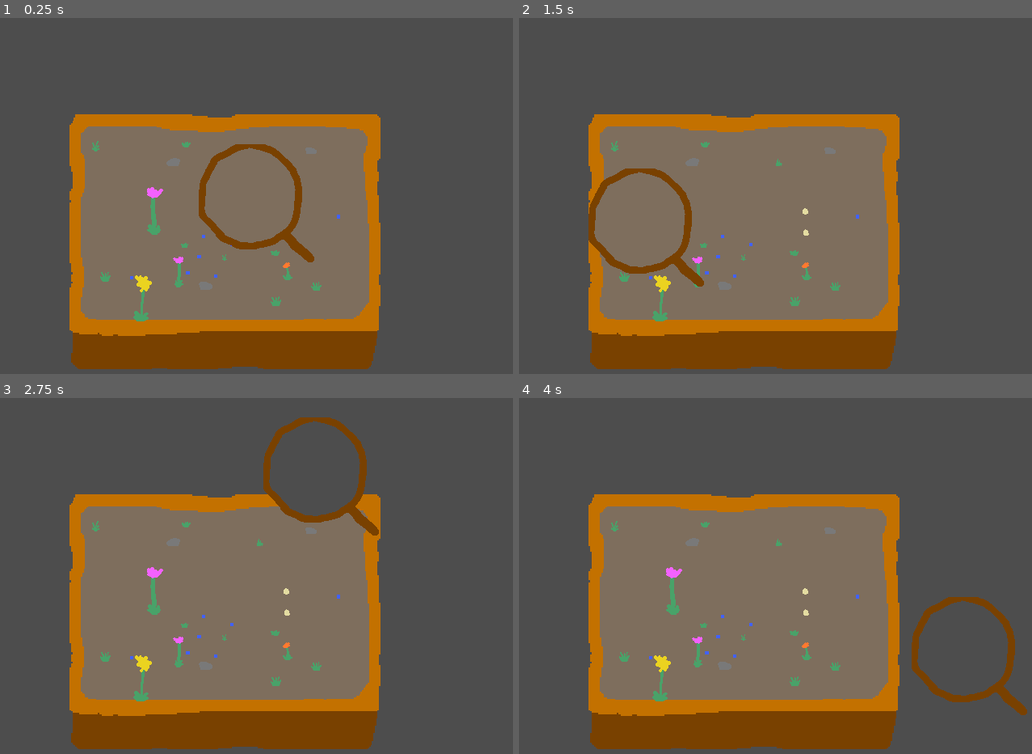
Above: before the commit, frames 1-4 (two rows, left to right).
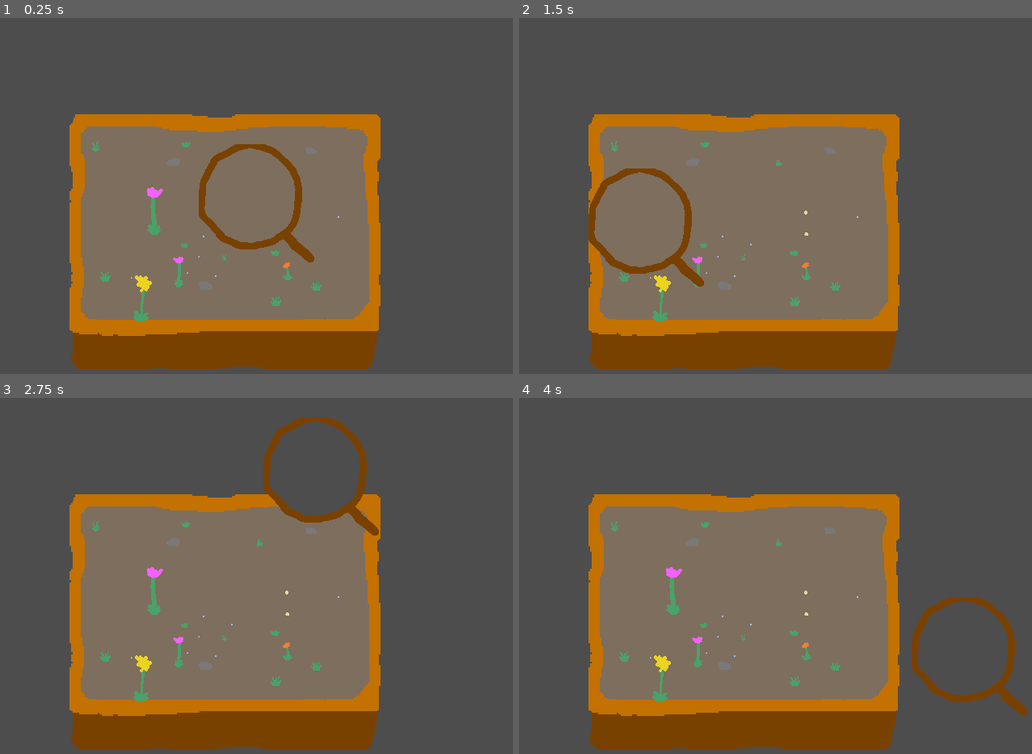
Above: after the commit, the same moments.

Repository: martindzejky/pot-life
Game: Godot game, scene res://main.tscn
Two runs of this game, one before a commit and one after it. Both use one fixed random seed, a clock stepped at 60 frames per second and the inputs below.
Inputs (mouse positions are in pixels of both pictures, inside the frame that each line leads up to):
- Up to frame 1 (0.25 s): no input
- Up to frame 2 (1.5 s): tap Enter at 0.5 s; move the mouse to (955, 217) at 0.52 s; tap Space at 1.25 s; move the mouse to (683, 267) at 1.27 s
- Up to frame 3 (2.75 s): tap Enter at 2 s; move the mouse to (359, 515) at 2.02 s
- Up to frame 4 (4 s): tap Space at 2.75 s; move the mouse to (780, 718) at 2.77 s; tap Enter at 3.5 s; move the mouse to (1006, 693) at 3.52 s

The runs differ from the first frame. In frame 1, less than 0.1% of the frame differs, in the area x 25-67%, y 55-74%; in frame 2, less than 0.1%, in the area x 25-67%, y 53-74%; in frame 3, less than 0.1%; in frame 4, less than 0.1%.

Commit message:
improve small eggs

Diff:
--- a/egg.gd
+++ b/egg.gd
@@ -23,4 +23,4 @@
     if hatchOnReady:
         queue_free()
     else:
-        $rotation/sprite/animation.play('hatched')
+        $animation.play('hatched')
--- a/egg.tscn
+++ b/egg.tscn
@@ -3,23 +3,6 @@
 [ext_resource type="Script" path="res://egg.gd" id="1_b3l4u"]
 [ext_resource type="PackedScene" uid="uid://3eeoattdm7pk" path="res://creature.tscn" id="2_x32em"]
 [ext_resource type="Texture2D" uid="uid://dsgrti54luam0" path="res://sprites/egg.png" id="3_hfap3"]
-
-[sub_resource type="Animation" id="Animation_12yia"]
-resource_name = "hatching"
-length = 1.2
-loop_mode = 1
-tracks/0/type = "value"
-tracks/0/imported = false
-tracks/0/enabled = true
-tracks/0/path = NodePath("..:rotation")
-tracks/0/interp = 1
-tracks/0/loop_wrap = true
-tracks/0/keys = {
-"times": PackedFloat32Array(0, 0.6),
-"transitions": PackedFloat32Array(1, 1),
-"update": 1,
-"values": [-0.174533, 0.174533]
-}
 
 [sub_resource type="Animation" id="Animation_ng3qu"]
 length = 0.001
@@ -42,6 +25,18 @@
 tracks/1/interp = 1
 tracks/1/loop_wrap = true
 tracks/1/keys = {
+"times": PackedFloat32Array(0),
+"transitions": PackedFloat32Array(1),
+"update": 1,
+"values": [0]
+}
+tracks/2/type = "value"
+tracks/2/imported = false
+tracks/2/enabled = true
+tracks/2/path = NodePath("../../small:frame")
+tracks/2/interp = 1
+tracks/2/loop_wrap = true
+tracks/2/keys = {
 "times": PackedFloat32Array(0),
 "transitions": PackedFloat32Array(1),
 "update": 1,
@@ -89,6 +84,35 @@
 "method": &"queue_free"
 }]
 }
+tracks/3/type = "value"
+tracks/3/imported = false
+tracks/3/enabled = true
+tracks/3/path = NodePath("../../small:frame")
+tracks/3/interp = 1
+tracks/3/loop_wrap = true
+tracks/3/keys = {
+"times": PackedFloat32Array(0),
+"transitions": PackedFloat32Array(1),
+"update": 1,
+"values": [1]
+}
+
+[sub_resource type="Animation" id="Animation_12yia"]
+resource_name = "hatching"
+length = 1.2
+loop_mode = 1
+tracks/0/type = "value"
+tracks/0/imported = false
+tracks/0/enabled = true
+tracks/0/path = NodePath("..:rotation")
+tracks/0/interp = 1
+tracks/0/loop_wrap = true
+tracks/0/keys = {
+"times": PackedFloat32Array(0, 0.6),
+"transitions": PackedFloat32Array(1, 1),
+"update": 1,
+"values": [-0.174533, 0.174533]
+}
 
 [sub_resource type="AnimationLibrary" id="AnimationLibrary_lim2u"]
 _data = {
@@ -104,16 +128,25 @@
 [node name="rotation" type="Node2D" parent="."]
 
 [node name="sprite" type="Sprite2D" parent="rotation"]
+visibility_layer = 4
 position = Vector2(0, -16)
 texture = ExtResource("3_hfap3")
 hframes = 2
 
-[node name="animation" type="AnimationPlayer" parent="rotation/sprite"]
+[node name="small" type="Sprite2D" parent="."]
+visibility_layer = 2
+position = Vector2(0, -9)
+scale = Vector2(0.6, 0.6)
+texture = ExtResource("3_hfap3")
+hframes = 2
+
+[node name="timer" type="Timer" parent="."]
+
+[node name="animation" type="AnimationPlayer" parent="."]
+root_node = NodePath("../rotation/sprite")
 libraries = {
 "": SubResource("AnimationLibrary_lim2u")
 }
 autoplay = "hatching"
 
-[node name="timer" type="Timer" parent="."]
-
 [connection signal="timeout" from="timer" to="." method="hatch"]
Binary file changed: sprites/creature-small.aseprite
Binary file changed: sprites/creature-small.png
Binary file added: sprites/food.aseprite
Binary file added: sprites/food.png
Not shown, added: sprites/food.png.import
